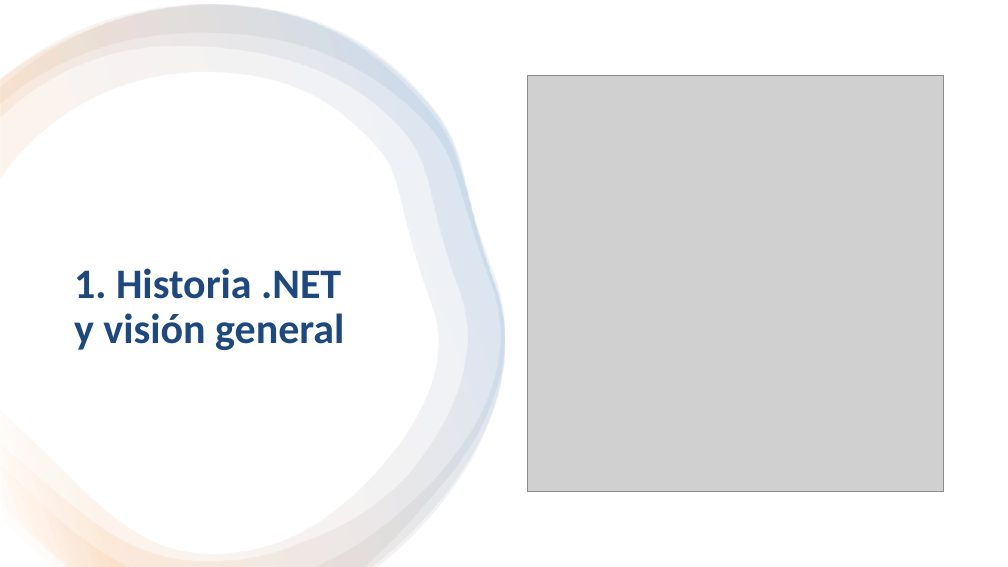
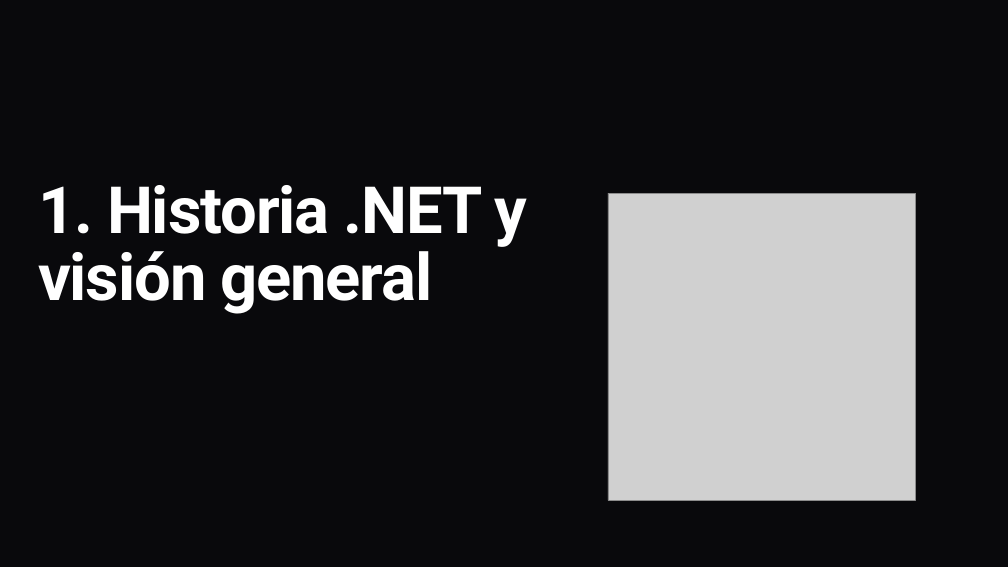
Before and after one commit to ybenzina/formacion-dotnet-junior, a slide deck: slide 5 of docs/masterclasses/masterclass-dotnet-technologies.pptx (slide 4 before the commit). Drawn at 1008x567 pixels with LibreOffice and Linux fonts; fonts in the diff are those of the drawing; grey boxes stand for pictures; background and template pictures are left out. Boxes give left, top, right and bottom in pixels: in the first picture for what was removed or moved away, otherwise in the second. Text is boxed around its words. In the diff, an @@ line names an element or a change of style, - is before the commit and + after.

Commit message:
Concretiza ramas de trabajo y actualiza documentación de masterclass general

```diff
--- a/docs/masterclasses/masterclass-dotnet-technologies.pptx
+++ b/docs/masterclasses/masterclass-dotnet-technologies.pptx
@@ background #FFFFFF to #09090C @@
@@ rectangle removed at [0, 0, 1008, 566] @@
@@ freeform shape removed at [0, 5, 504, 567] @@
@@ freeform shape removed at [0, 5, 504, 567] @@
@@ freeform shape removed at [0, 5, 504, 567] @@
@@ title "1. Historia .NET y visión ...": place and size @@
-title "1. Historia .NET y visión ..." at [74, 268, 344, 350]
+title "1. Historia .NET y visión ..." at [38, 185, 528, 314]
@@ title "1. Historia .NET y visión ..." at [38, 185, 528, 314]: size 40 to 62 pt, font Calibri to Roboto, text colour #1F497D to #FFFFFF, letter spacing 0 to -1.1 pt; line spacing 0.9 to 0.85 @@
@@ picture: place and size @@
-picture at [527, 76, 943, 492]
+picture at [608, 193, 916, 501]
```
Also in this commit, not shown: 8 other slides changed, 36 slides added, 16 slides removed, 9 other files.
